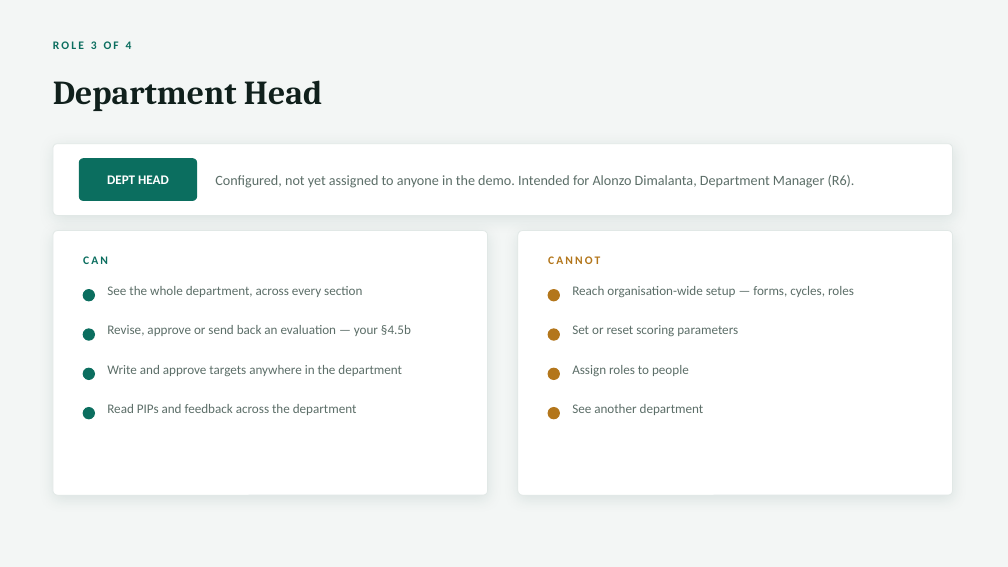
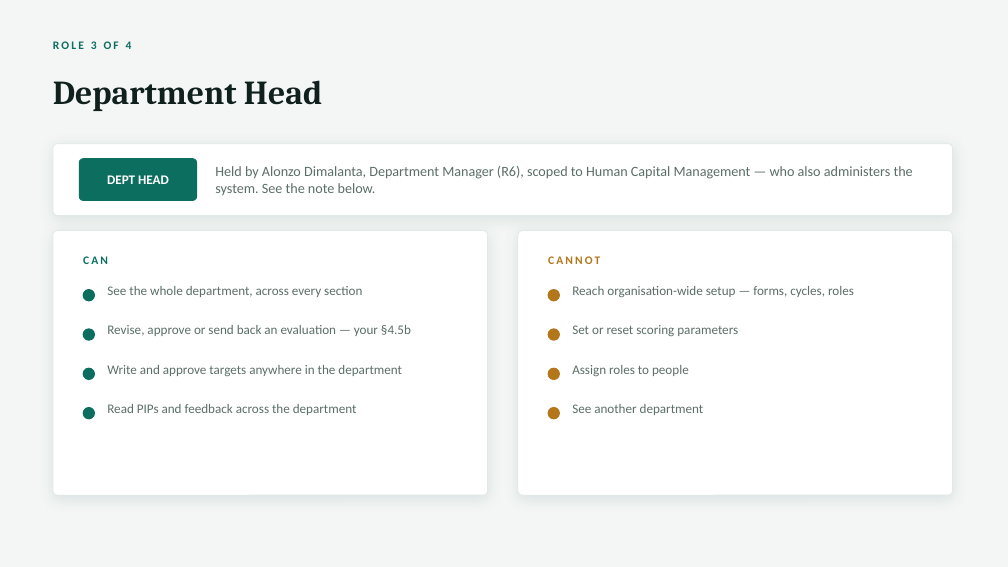
Before and after one commit to melvin-akino/hr-talent-performance-system, a slide deck: slide 5 of docs/client/Guanzon-HCM-Role-Permissions.pptx. Drawn at 1008x567 pixels with LibreOffice and Linux fonts; fonts in the diff are those of the drawing. Boxes give left, top, right and bottom in pixels: in the first picture for what was removed or moved away, otherwise in the second. Text is boxed around its words. In the diff, an @@ line names an element or a change of style, - is before the commit and + after.

```diff
--- a/docs/client/Guanzon-HCM-Role-Permissions.pptx
+++ b/docs/client/Guanzon-HCM-Role-Permissions.pptx
@@ text at bbox=[215, 166, 913, 196]: text changed @@
-Configured, not yet assigned to anyone in the demo. Intended for Alonzo Dimalanta, Department Manager (R6).
+Held by Alonzo Dimalanta, Department Manager (R6), scoped to Human Capital Management — who also administers the system. See the note below.
```
Also in this commit, not shown: 1 other slide changed, 2 other files.
